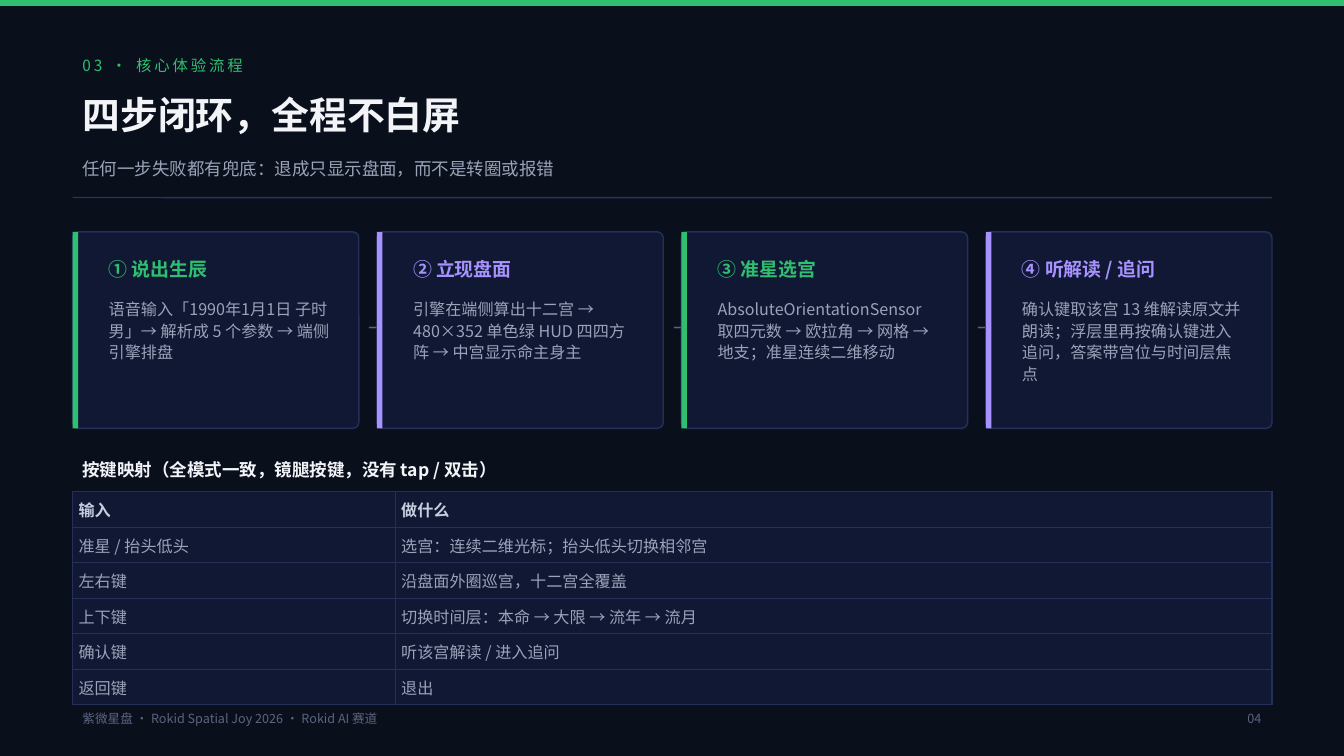
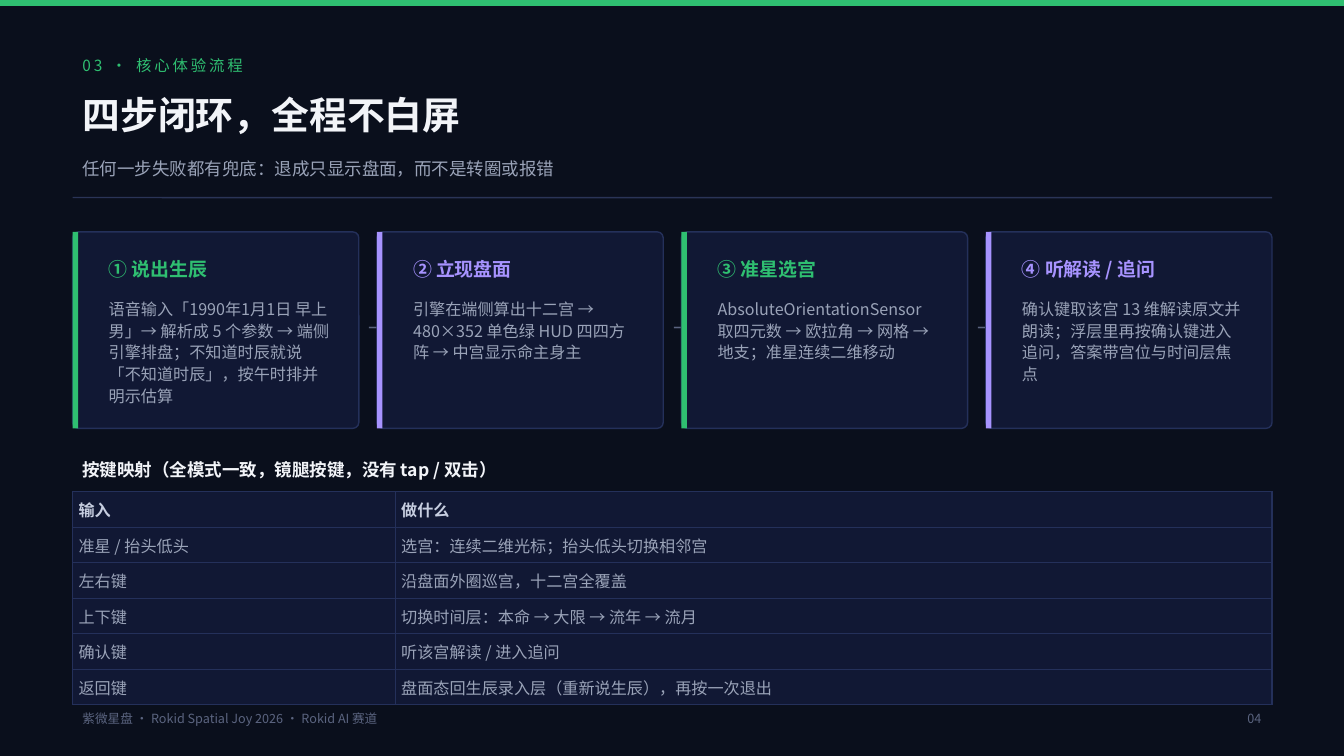
Before and after one commit to frankfika/ziwei, a slide deck: slide 4 of apps/rokid-agent/submit-kit/ppt/紫微星盘-作品信息介绍.pptx. Drawn at 1344x756 pixels with LibreOffice and Linux fonts; fonts in the diff are those of the drawing. Boxes give left, top, right and bottom in pixels: in the first picture for what was removed or moved away, otherwise in the second. Text is boxed around its words. In the diff, an @@ line names an element or a change of style, - is before the commit and + after.

```diff
--- a/apps/rokid-agent/submit-kit/ppt/紫微星盘-作品信息介绍.pptx
+++ b/apps/rokid-agent/submit-kit/ppt/紫微星盘-作品信息介绍.pptx
@@ text at <box>109,301,329,403</box>: text changed @@
-语音输入「1990年1月1日 子时 男」→ 解析成 5 个参数 → 端侧引擎排盘
+语音输入「1990年1月1日 早上 男」→ 解析成 5 个参数 → 端侧引擎排盘；不知道时辰就说「不知道时辰」，按午时排并明示估算
@@ table at <box>73,492,1272,700</box> @@
-row 6, column 2: 退出
+row 6, column 2: 盘面态回生辰录入层（重新说生辰），再按一次退出
```
Also in this commit, not shown: 2 other slides changed, 6 other files.
